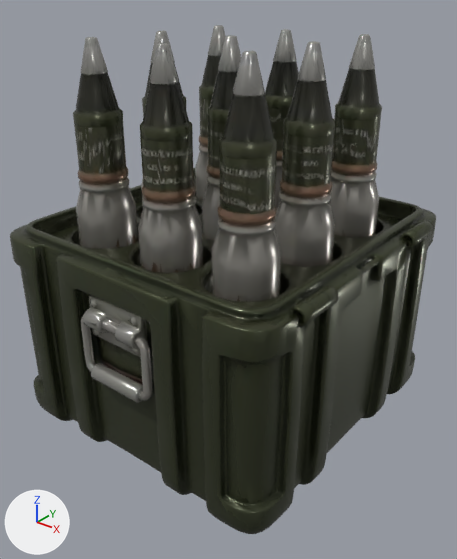
The glTF model assets/power-ups.glb as it was, and as the next commit left it.
Before and after are seen from a camera (50 mm lens) standing at (0.429, -0.545, 0.509) and looking at (0.009, -0.019, 0.183). The lights are fixed; the arrows at lower left show +X, +Y and +Z. The picture after the commit comes second. Where no turn or scale is listed for an object, it has been applied to the vertices.

The scene before the commit, as lines of its bpy script (objects in view):
```python
me_shell_crate = bpy.data.meshes.new('shell_crate')
me_shell_crate.from_pydata(...)  # 14247 vertices, 28513 faces; spans x -0.188..0.188, y -0.198..0.198, z 0.001..0.451
me_shell_crate.materials.append(mat_shell_crate)  # picture img_texture
ob_mesh_ammo_shell = bpy.data.objects.new('mesh_ammo_shell', me_shell_crate)
ob_mesh_ammo_shell.location = (0.0, 0.0, 0.0)
```
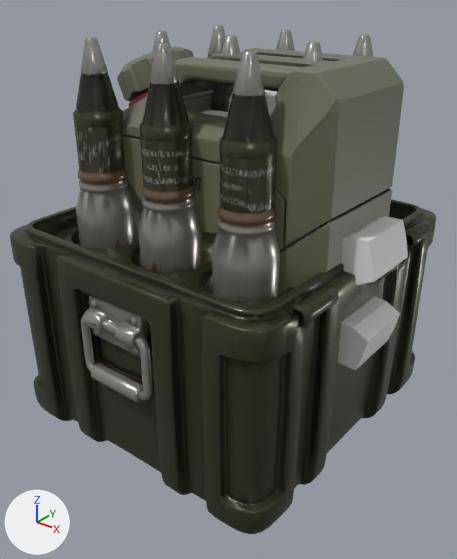
Commit message: Add Fuel power-up

Where the change shows, as pixel boxes (x1, y1, x2, y2) in the pictures (457 x 559 px):
```json
{"object": "mesh_fuel", "change": "added", "after": [117, 47, 404, 295]}
{"object": "mesh_repair", "change": "added", "after": [123, 90, 408, 370], "on screen": "mostly hidden"}
```

The change, as JSON lines over the scene's bpy script:
```json
{"op": "add", "block": "img_texture_001", "code": ["img_texture_001 = load_image('texture.001', '_unpacked/texture.001', 1024, 1024, 'sRGB')"]}
{"op": "add", "block": "mat_material", "code": ["mat_material = principled_material('Material')", "mat_material.texture = img_texture_001"]}
{"op": "add", "block": "me_gear", "code": ["me_gear = bpy.data.meshes.new('Gear')", "me_gear.from_pydata(...)  # 336 vertices, 576 faces; spans x -0.2..0.2, y -0.037..0.037, z -0.2..0.2"]}
{"op": "add", "block": "me_node_0_001", "code": ["me_node_0_001 = bpy.data.meshes.new('node_0.001')", "me_node_0_001.from_pydata(...)  # 9123 vertices, 19839 faces; spans x -0.163..0.163, y -0.088..0.088, z 0.0..0.435", "me_node_0_001.materials.append(mat_material)  # picture img_texture_001"]}
{"op": "add", "block": "ob_mesh_repair", "code": ["ob_mesh_repair = bpy.data.objects.new('mesh_repair', me_gear)", "ob_mesh_repair.location = (0.0, 0.0, 0.213)"]}
{"op": "add", "block": "ob_mesh_fuel", "code": ["ob_mesh_fuel = bpy.data.objects.new('mesh_fuel', me_node_0_001)", "ob_mesh_fuel.location = (0.0, 0.0, 0.0)"]}
```
